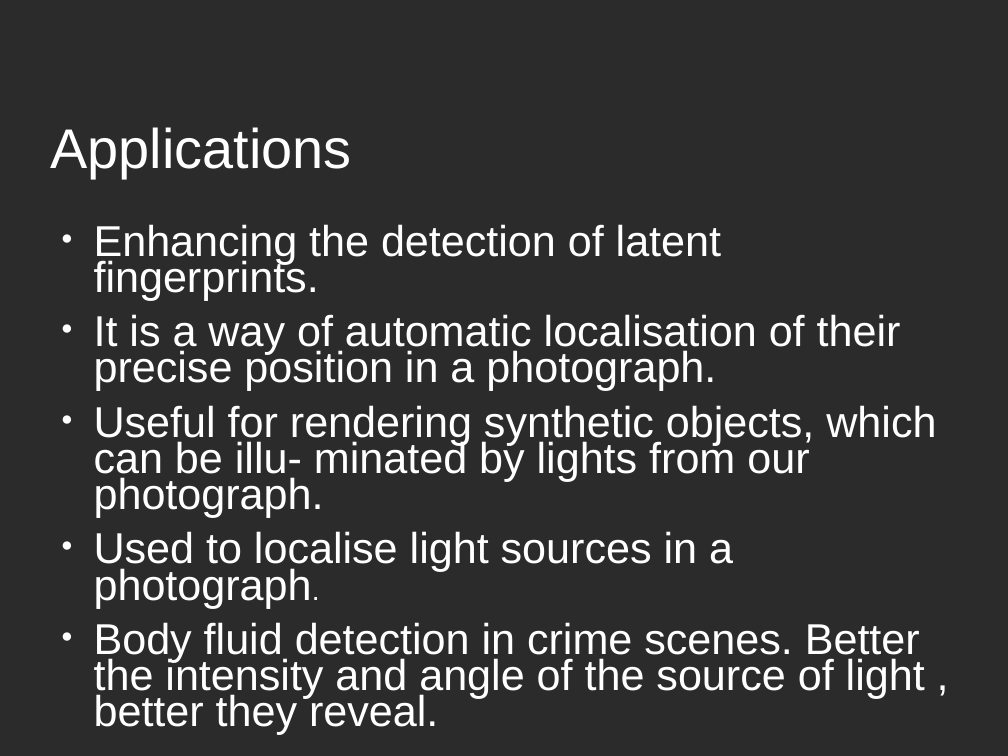
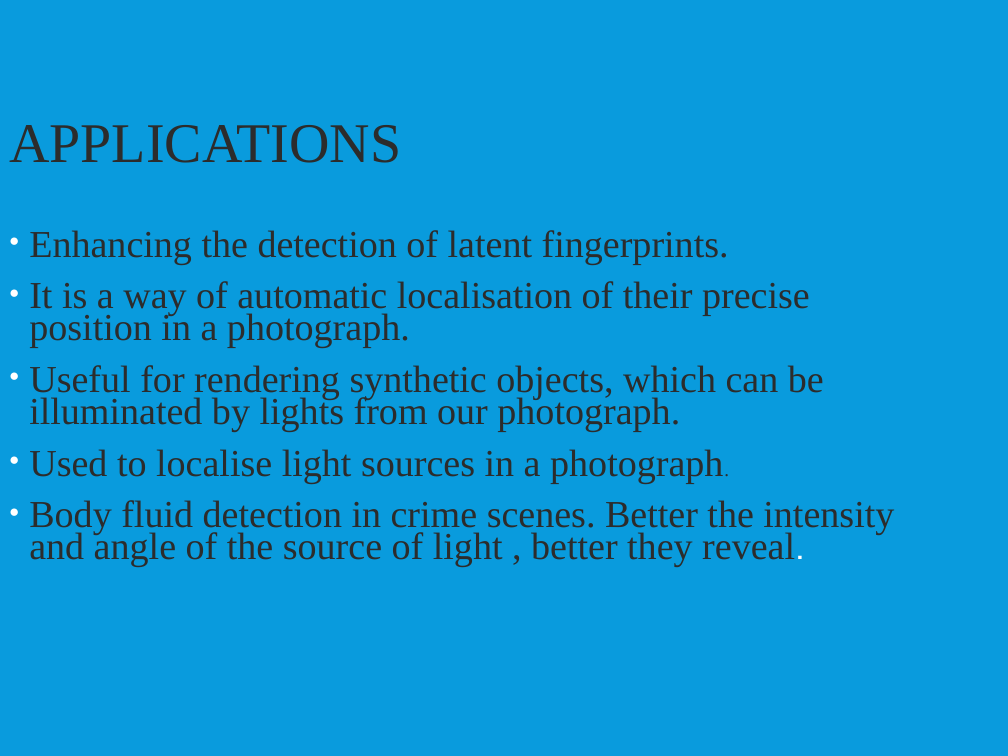
Before and after one commit to Anirudh-Shrikanth/light_source_direction_detection, a slide deck: slide 6 of PPT.odp. Drawn at 1008x756 pixels with LibreOffice and Linux fonts; fonts in the diff are those of the drawing; background and template pictures are left out; a plain dark background stands for a picture behind light text. Boxes give left, top, right and bottom in pixels: in the first picture for what was removed or moved away, otherwise in the second. Text is boxed around its words. In the diff, an @@ line names an element or a change of style, - is before the commit and + after.

```diff
--- a/PPT.odp
+++ b/PPT.odp
@@ background picture (left out) to #099BDD @@
@@ title at bbox=[9, 125, 401, 163]: text changed; size 44 to 44.1 pt; font Arial to Times New Roman; text colour #FFFFFF to #2C2C2C @@
-Applications
+APPLICATIONS
@@ text "Enhancing the detection of latent ...": place and size @@
-text "Enhancing the detection of latent ..." at bbox=[94, 224, 936, 698]
+text "Enhancing the detection of latent ..." at bbox=[29, 230, 894, 567]
@@ text at bbox=[29, 230, 894, 567]: size 34 to 30 pt, font Arial to Times New Roman, text colour #FFFFFF to #2C2C2C in "Enhancing the detection of latent fingerprints.", "It is a way of automatic localisation ...", "Used to localise light sources in a ...", "Body fluid detection in crime scenes. Better ..."; size 22 to 15 pt in "photograph."; font Arial to Cabin in "reveal."; indent changed; more space between paragraphs @@
@@ text at bbox=[29, 365, 824, 432]: text changed; size 34 to 30 pt; font Arial to Times New Roman; text colour #FFFFFF to #2C2C2C @@
-● Useful for rendering synthetic objects, which can be illu- minated by lights from our photograph.
+● Useful for rendering synthetic objects, which can be illuminated by lights from our photograph.
```
Also in this commit, not shown: 7 other slides changed.
